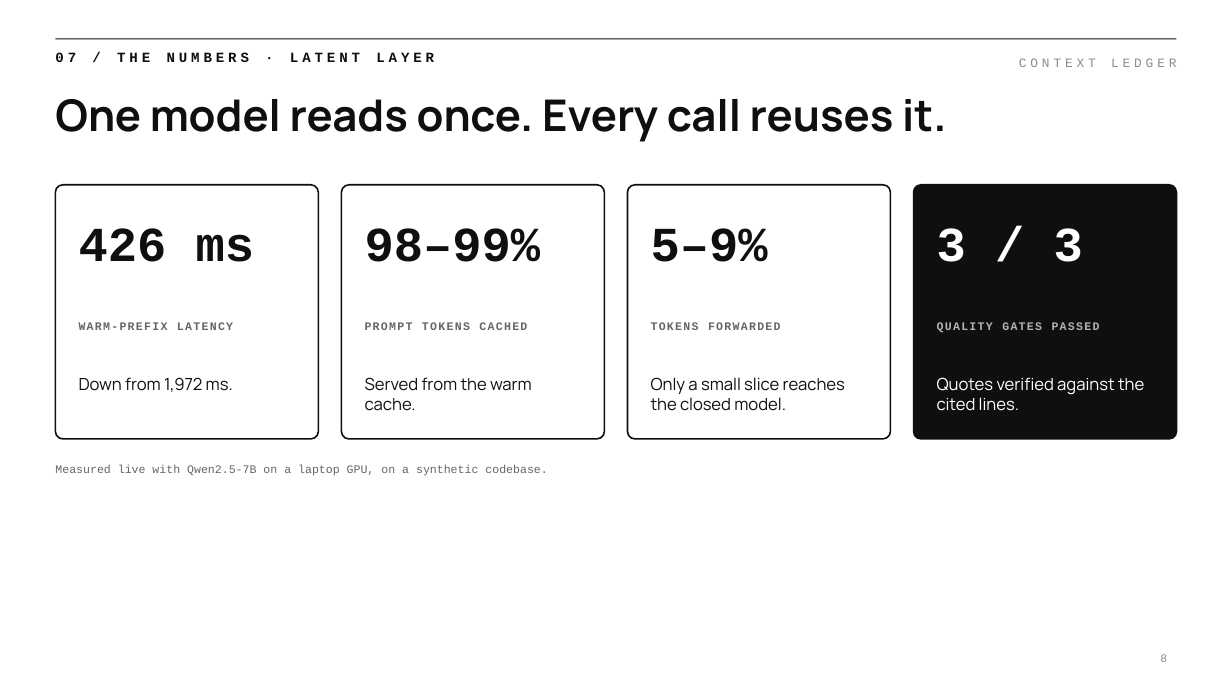
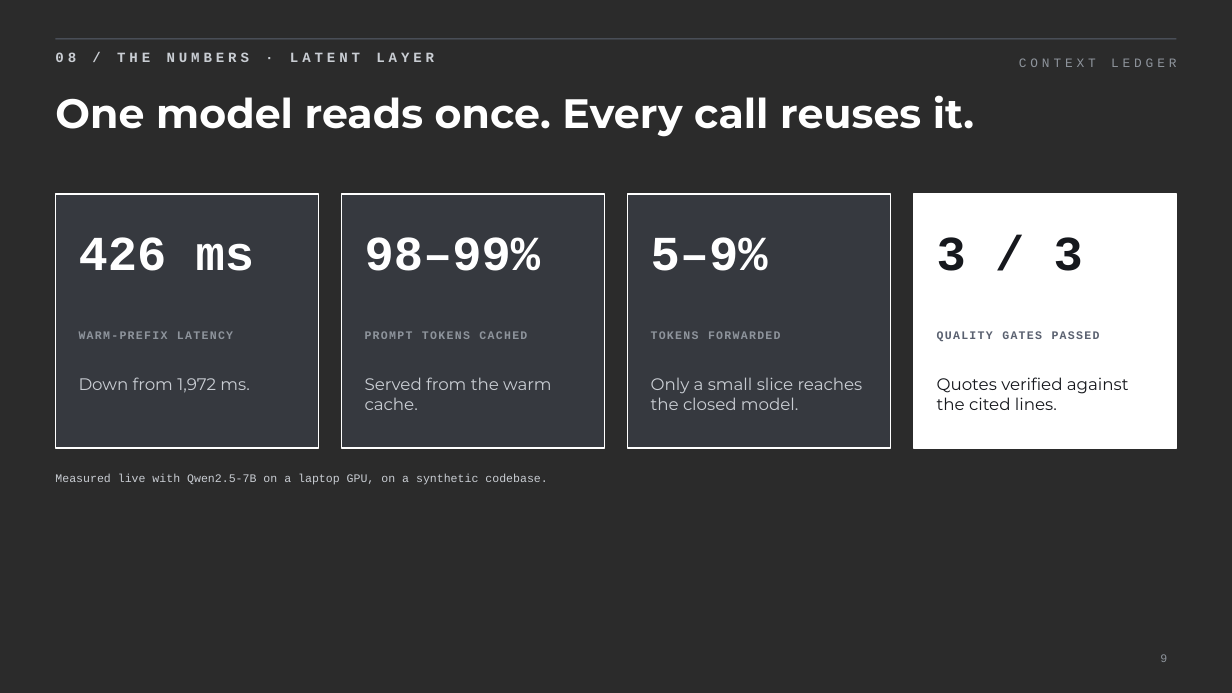
Before and after one commit to PricePepel/context-ledger, a slide deck: slide 9 of docs/context-ledger-deck.pptx (slide 8 before the commit). Drawn at 1232x693 pixels with LibreOffice and Linux fonts; fonts in the diff are those of the drawing; background and template pictures are left out; a plain dark background stands for a picture behind light text. Boxes give left, top, right and bottom in pixels: in the first picture for what was removed or moved away, otherwise in the second. Text is boxed around its words. In the diff, an @@ line names an element or a change of style, - is before the commit and + after.

```diff
--- a/docs/context-ledger-deck.pptx
+++ b/docs/context-ledger-deck.pptx
@@ background #FFFFFF to picture (left out) @@
@@ text at bbox=[55, 52, 434, 62]: text changed; text colour #0F0F0F to #C9CDD3 @@
-07 / THE NUMBERS · LATENT LAYER
+08 / THE NUMBERS · LATENT LAYER
@@ line (55, 39) - (1177, 39): stroke #0F0F0F 0.75 pt to #5A6170 0.75 pt @@
@@ text "CONTEXT LEDGER" at bbox=[1019, 58, 1176, 67]: text colour #8C8C8C to #8E949C @@
@@ title "One model reads once. Every ..." at bbox=[55, 95, 974, 137]: size 34 to 32 pt, font Manrope to Montserrat, text colour #0F0F0F to #FFFFFF @@
@@ rounded rectangle removed at bbox=[55, 185, 319, 439] @@
@@ rectangle added at bbox=[55, 194, 319, 448], fill #3A3E46 at 75% opacity, outline #FFFFFF 1.25 pt @@
@@ rounded rectangle removed at bbox=[342, 185, 605, 439] @@
@@ rectangle added at bbox=[342, 194, 605, 448], fill #3A3E46 at 75% opacity, outline #FFFFFF 1.25 pt @@
@@ rounded rectangle removed at bbox=[628, 185, 891, 439] @@
@@ rectangle added at bbox=[628, 194, 891, 448], fill #3A3E46 at 75% opacity, outline #FFFFFF 1.25 pt @@
@@ rounded rectangle removed at bbox=[914, 185, 1177, 439] @@
@@ rectangle added at bbox=[914, 194, 1177, 448], fill #FFFFFF, outline #FFFFFF 1.25 pt @@
@@ text colour #0F0F0F to #FFFFFF in 3 elements at bbox=[79, 237, 255, 271], bbox=[365, 237, 541, 271], bbox=[651, 237, 768, 271] @@
@@ 9 texts: place and size @@
-9 texts at bbox=[55, 228, 1100, 476]
+9 texts at bbox=[55, 237, 1100, 485]
@@ text "3 / 3" at bbox=[937, 237, 1083, 271]: text colour #FFFFFF to #16181D @@
@@ text colour #666666 to #8E949C in 3 elements at bbox=[79, 331, 233, 339], bbox=[365, 331, 527, 339], bbox=[651, 331, 781, 339] @@
@@ text "QUALITY GATES PASSED" at bbox=[937, 331, 1100, 341]: text colour #B3B3B3 to #5A6170 @@
@@ font Manrope to Montserrat, text colour #0F0F0F to #C9CDD3 in 3 elements at bbox=[79, 377, 249, 393], bbox=[365, 377, 551, 410], bbox=[651, 377, 863, 410] @@
@@ text "Quotes verified against the cited ..." at bbox=[937, 377, 1129, 410]: font Manrope to Montserrat, text colour #FFFFFF to #16181D @@
@@ text "Measured live with Qwen2.5-7B on ..." at bbox=[55, 474, 547, 485]: text colour #666666 to #C9CDD3 @@
@@ page number at bbox=[1160, 654, 1167, 662]: text changed; text colour #8C8C8C to #8E949C @@
-8
+9
```
Also in this commit, not shown: 11 other slides changed, 2 slides added, 1 other file.
